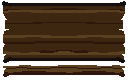
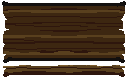
Layered file, before and after one edit (128px x 80px). Changes by layer:
added layer "Paint Layer 3" above "Paint Layer 2" over [3, 65, 125, 67]
painted on "Paint Layer 2" over [3, 6, 125, 67]
painted on "Paint Layer 1" (2nd of 2) over [3, 6, 125, 50]
